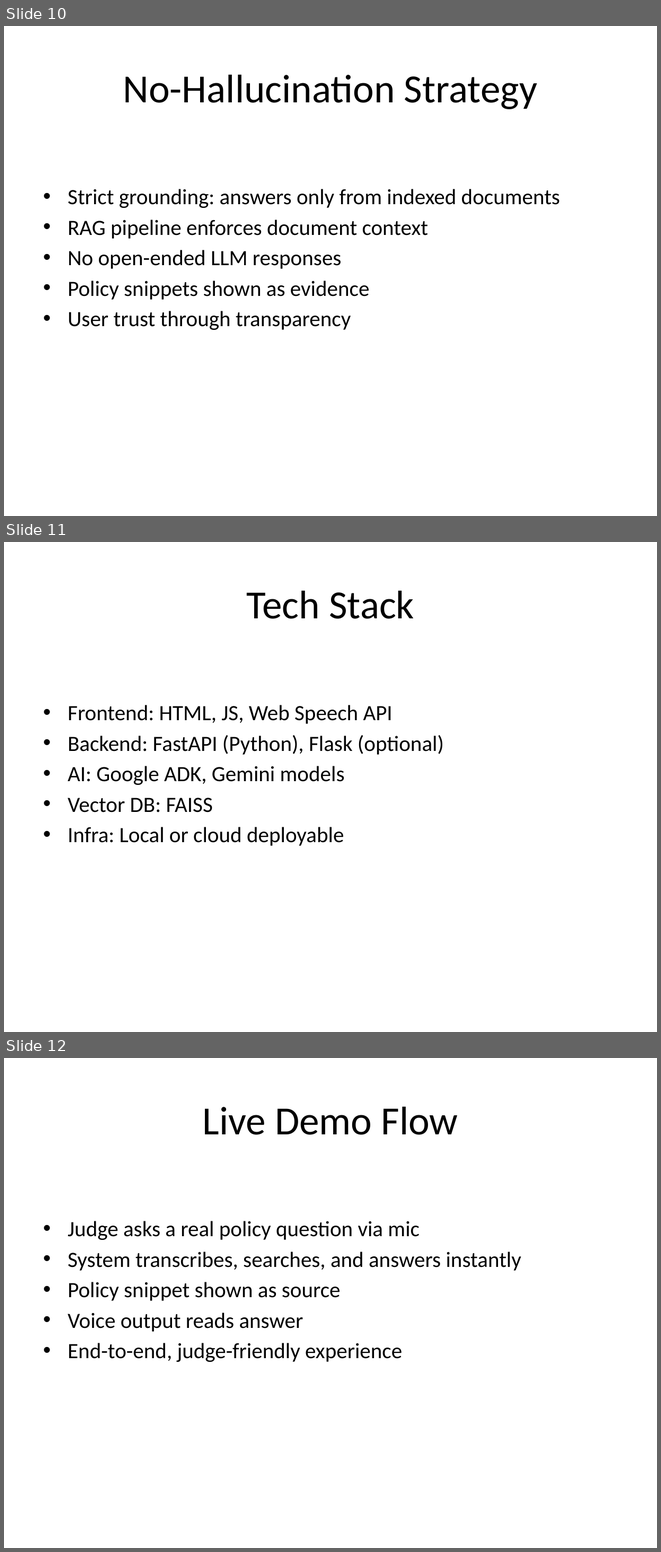
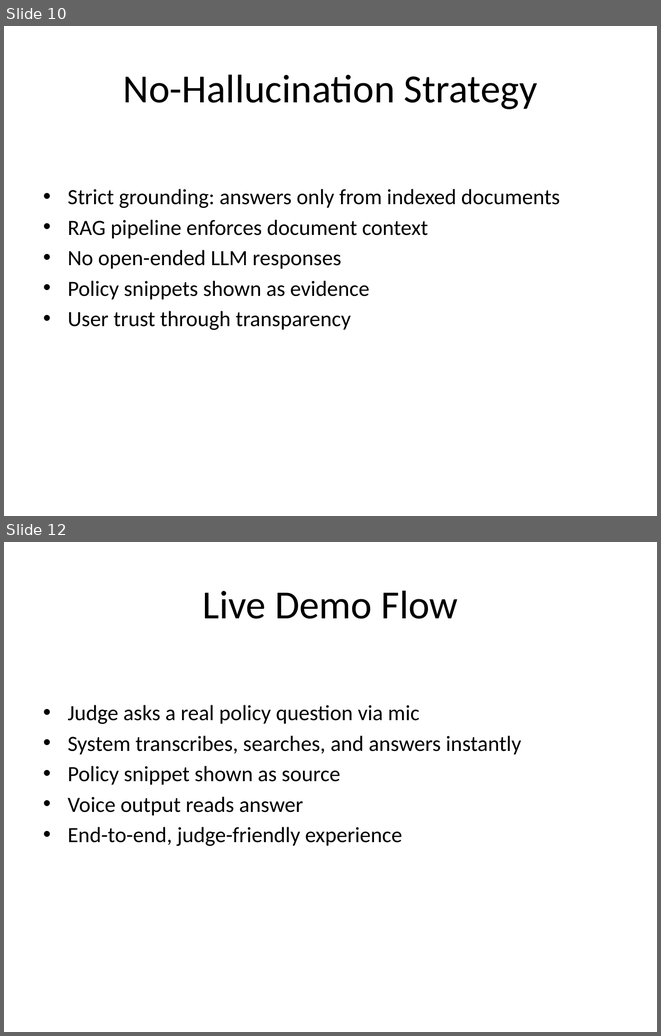
Before and after one commit to bhargavraju49/VoiceAgent, a slide deck: VoiceAgent_Hackathon_Presentation.pptx. Shown one above the other, each under a label of ours: slides 10, 11 and 12 before the commit, slides 10 and 12 after it; the slides between them are not shown. The pictures are 661x1552 and 661x1036 pixels, drawn with LibreOffice and Linux fonts; fonts in the diff are those of the drawing. Boxes give left, top, right and bottom in pixels: in the first picture for what was removed or moved away, otherwise in the second. Text is boxed around its words. In the diff, an @@ line names an element or a change of style, - is before the commit and + after.

```diff
--- a/VoiceAgent_Hackathon_Presentation.pptx
+++ b/VoiceAgent_Hackathon_Presentation.pptx
@@ slide 11 removed at <box>4,542,657,1032</box>, background #FFFFFF @@
@@ title removed at <box>246,590,414,619</box> @@
-Tech Stack
@@ text removed at <box>68,705,444,846</box> @@
-• Frontend: HTML, JS, Web Speech API
-• Backend: FastAPI (Python), Flask (optional)
-• AI: Google ADK, Gemini models
-• Vector DB: FAISS
-• Infra: Local or cloud deployable
```
Also in this commit, not shown: 3 slides changed, 2 slides added.
